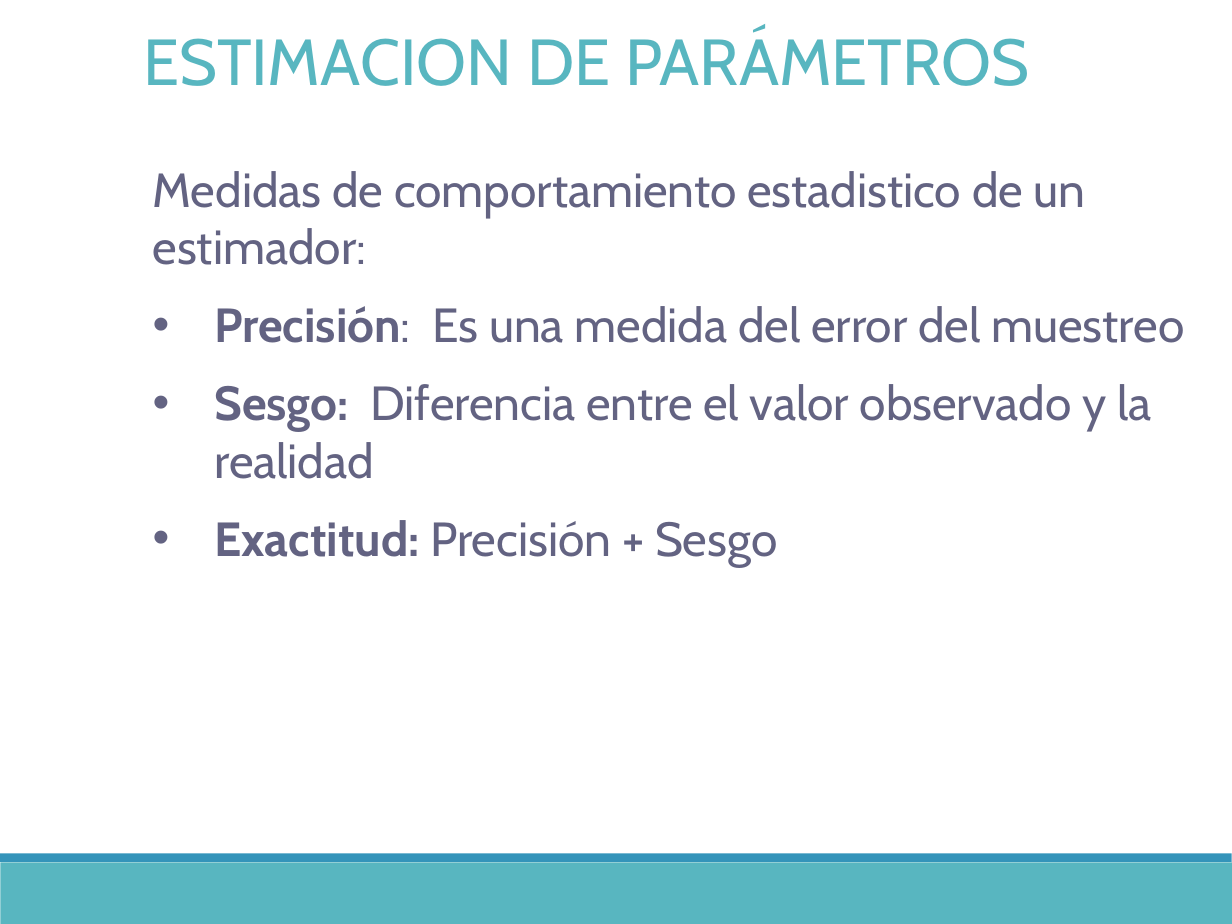
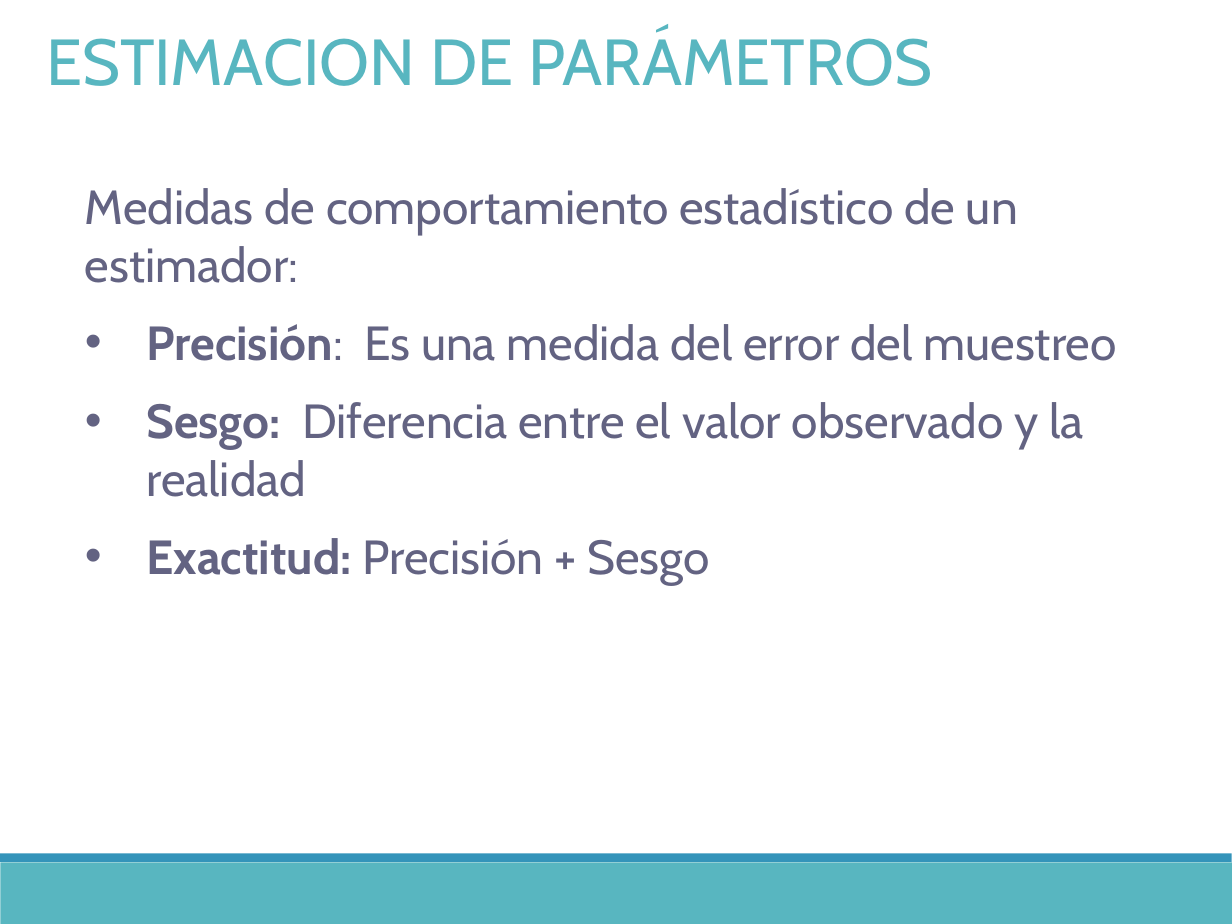
Before and after one commit to DrIgoA/Curso-Ocupacion23, a slide deck: slide 24 of Modulo 2_Occupacion2023.pptx (slide 22 before the commit). Drawn at 1232x924 pixels with LibreOffice and Linux fonts; fonts in the diff are those of the drawing. Boxes give left, top, right and bottom in pixels: in the first picture for what was removed or moved away, otherwise in the second. Text is boxed around its words. In the diff, an @@ line names an element or a change of style, - is before the commit and + after.

```diff
--- a/Modulo 2_Occupacion2023.pptx
+++ b/Modulo 2_Occupacion2023.pptx
@@ text "ESTIMACION DE PARÁMETROS": place and size @@
-text "ESTIMACION DE PARÁMETROS" at [143,30,1029,86]
+text "ESTIMACION DE PARÁMETROS" at [46,30,932,86]
@@ text "Medidas de comportamiento estadístico de ...": place and size @@
-text "Medidas de comportamiento estadístico de ..." at [153,171,1184,567]
+text "Medidas de comportamiento estadístico de ..." at [85,188,1117,585]
@@ text at [85,188,1018,283]: text changed @@
-Medidas de comportamiento estadistico de un estimador:
+Medidas de comportamiento estadístico de un estimador:
```
Also in this commit, not shown: 21 other slides changed, 7 slides added, 1 slide removed, 5 other files.
